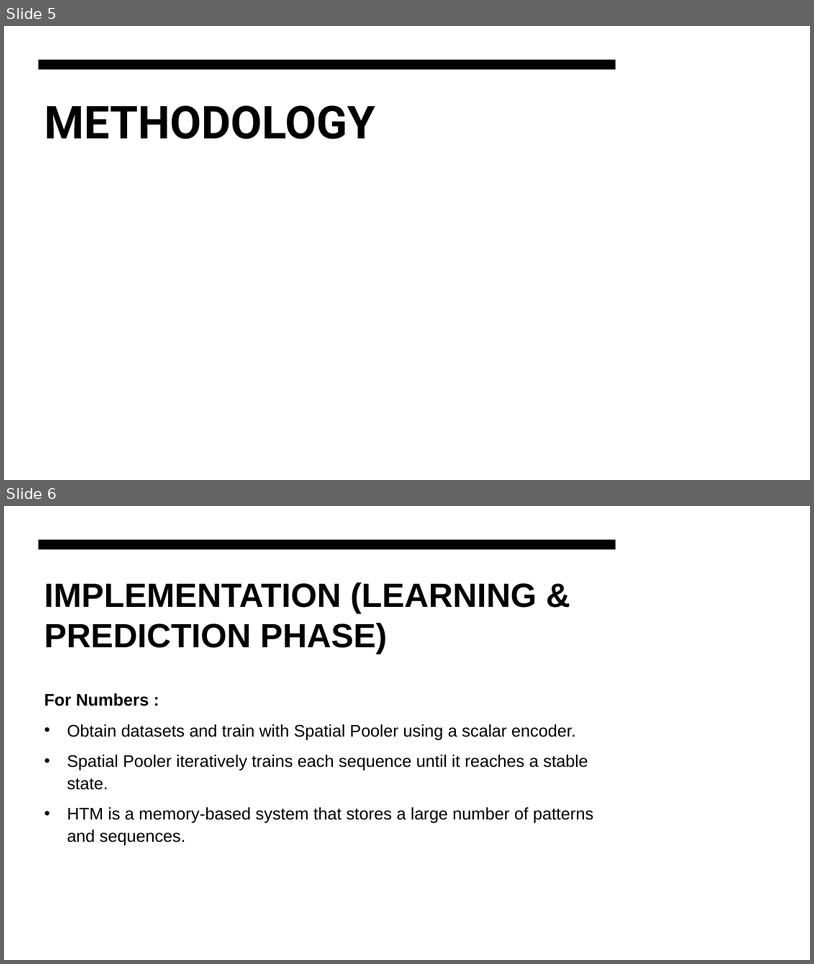
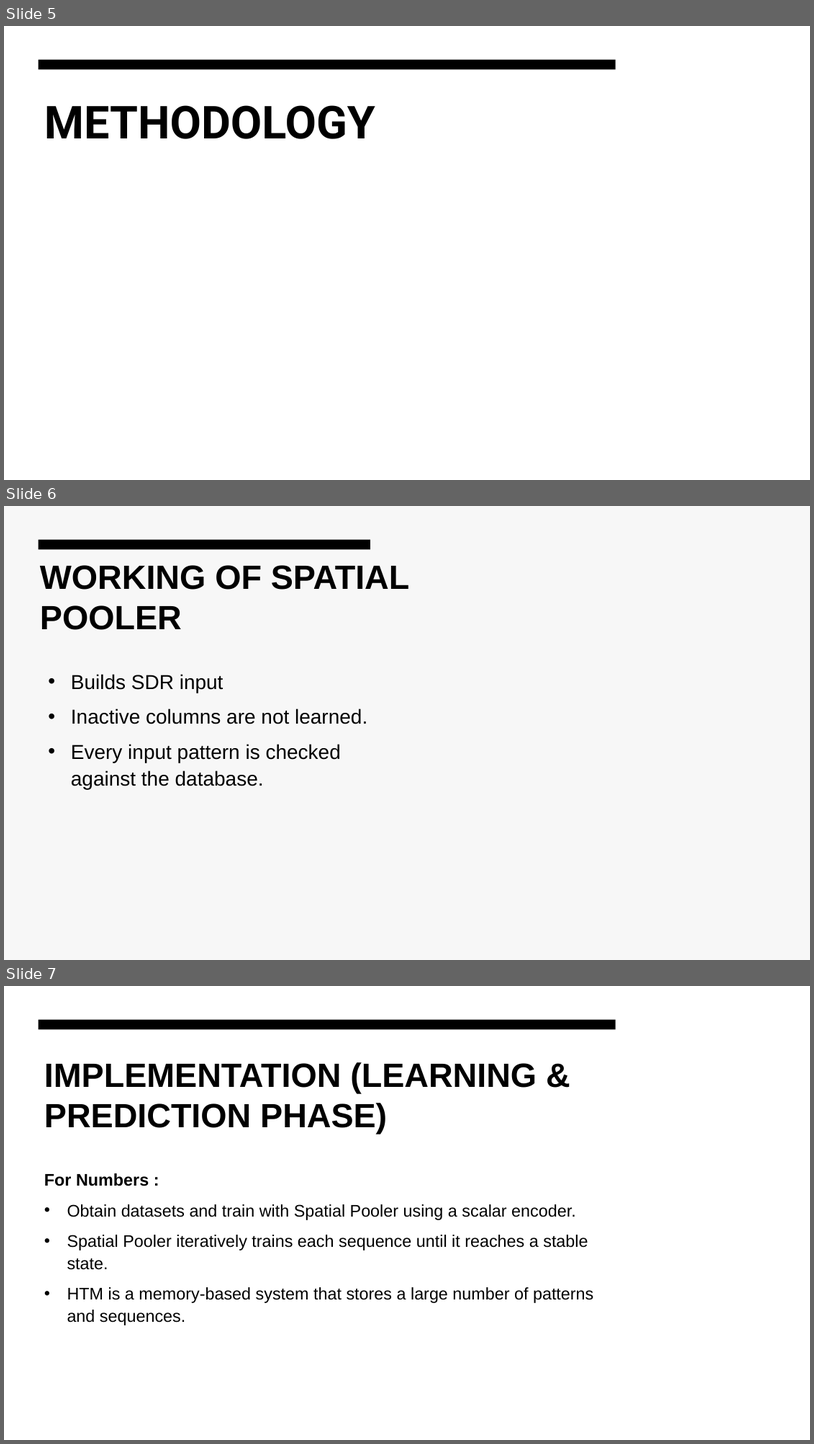
Before and after one commit to faizmohammedkhan7/neocortexapi, a slide deck: source/MySEProject/Documentation/ML-22-23-15 Approve Prediction of Multisequence Learning .pptx. Shown one above the other, each under a label of ours: slides 5 and 6 before the commit, slides 5, 6 and 7 after it. The pictures are 814x964 and 814x1444 pixels, drawn with LibreOffice and Linux fonts; fonts in the diff are those of the drawing. Boxes give left, top, right and bottom in pixels: in the first picture for what was removed or moved away, otherwise in the second. Text is boxed around its words. In the diff, an @@ line names an element or a change of style, - is before the commit and + after.

Commit message:
PPT Update

```diff
--- a/source/MySEProject/Documentation/ML-22-23-15 Approve Prediction of Multisequence Learning .pptx
+++ b/source/MySEProject/Documentation/ML-22-23-15 Approve Prediction of Multisequence Learning .pptx
@@ slide 6 added at (4,506,810,960), background #F7F7F7 @@
@@ rectangle added at (39,540,370,549), fill #000000 @@
@@ title added at (40,565,409,630), 40 pt, text #000000, bold @@
+WORKING OF SPATIAL POOLER
@@ text added at (71,674,368,789), 24 pt, text #000000 @@
+• Builds SDR input
+• Inactive columns are not learned.
+• Every input pattern is checked against the database.
@@ what was slide 6 is now slide 7 @@
```
